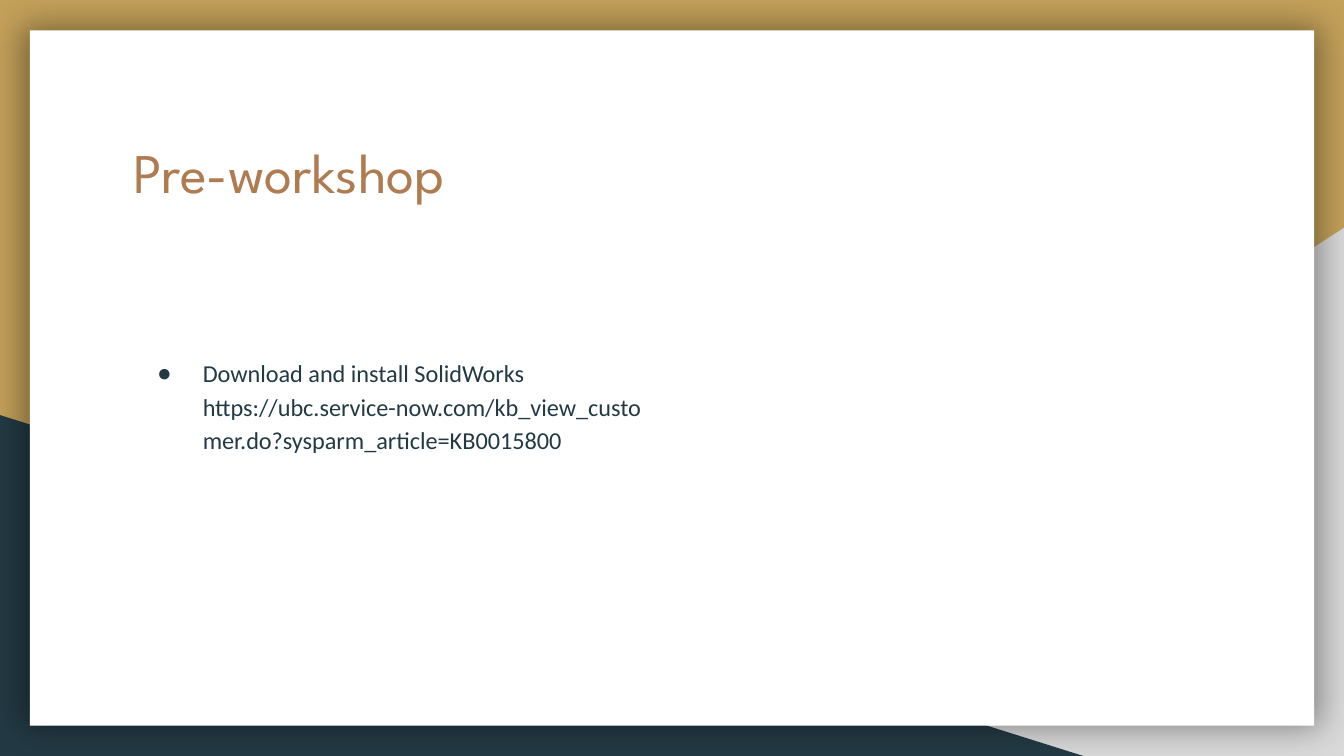
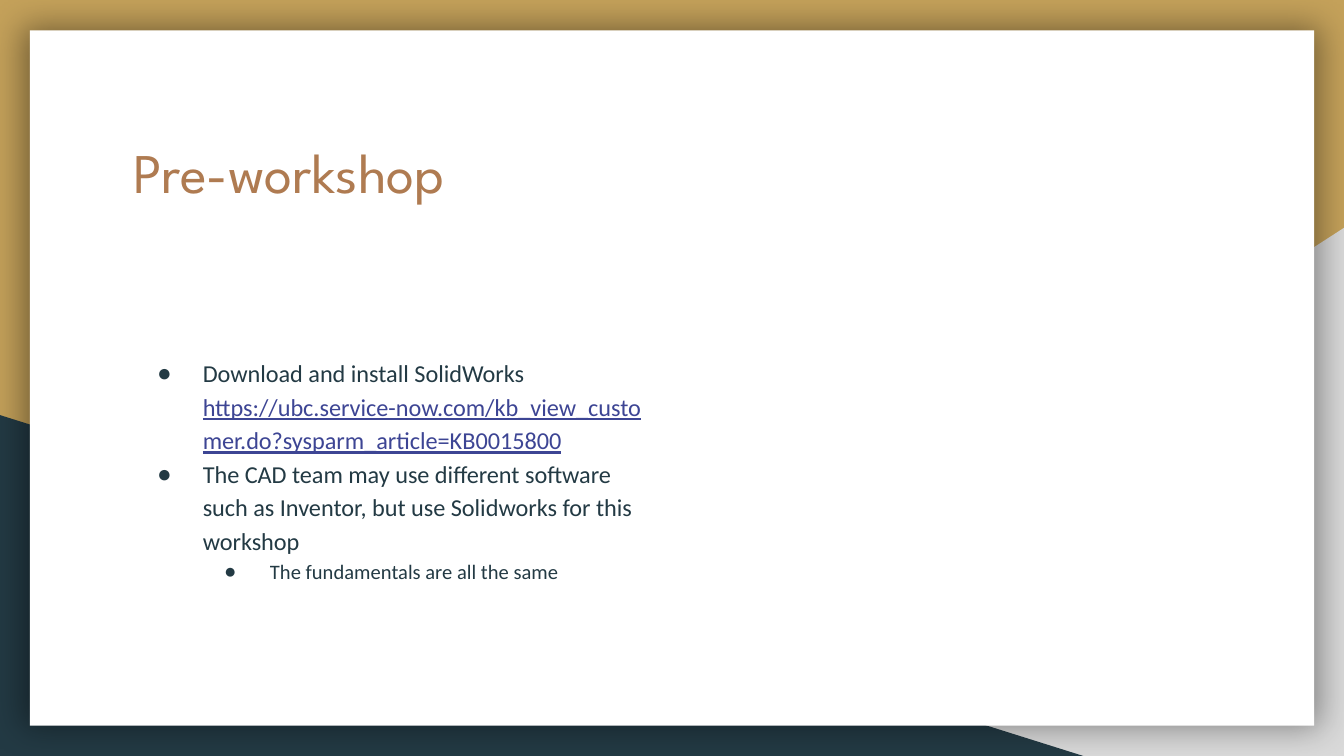
Before and after one commit to AndrewSiew/RapidPrototypingWorkshop, a slide deck: slide 2 of 2/basic solidworks.pptx. Drawn at 1344x756 pixels with LibreOffice and Linux fonts; fonts in the diff are those of the drawing. Boxes give left, top, right and bottom in pixels: in the first picture for what was removed or moved away, otherwise in the second. Text is boxed around its words. In the diff, an @@ line names an element or a change of style, - is before the commit and + after.

Commit message:
Change to workshop mention other CAD

```diff
--- a/2/basic solidworks.pptx
+++ b/2/basic solidworks.pptx
@@ text at bbox=[203, 365, 641, 454]: text colour #233A44 to #3D4594, underline on in "https://ubc.service-now.com/kb_view_customer.do?sysparm_arti ..." @@
@@ text at bbox=[203, 466, 632, 579]: paragraphs added @@
+● The CAD team may use different software such as Inventor, but use Solidworks for this workshop
+  ● The fundamentals are all the same
```
Also in this commit, not shown: 1 other file.
